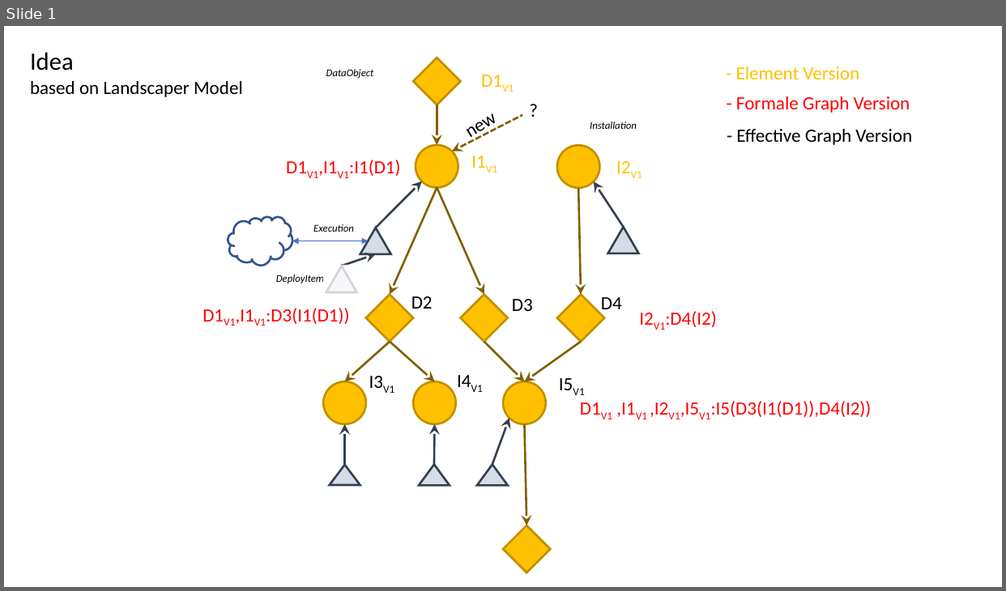
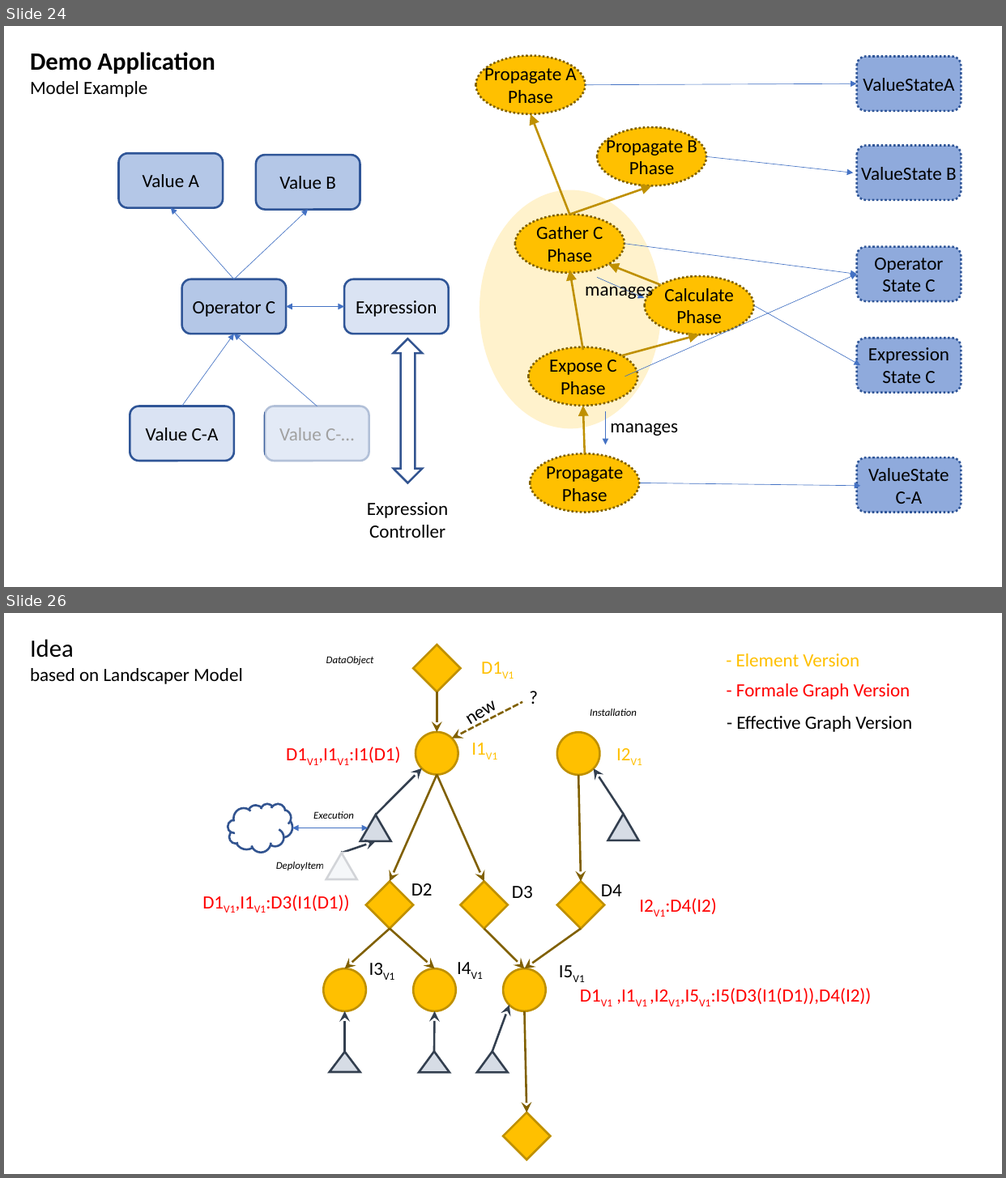
Before and after one commit to mandelsoft/engine, a slide deck: engine.pptx. Shown one above the other, each under a label of ours: slide 1 before the commit, slides 24 and 26 after it; the slides between them are not shown. The pictures are 1006x591 and 1006x1178 pixels, drawn with LibreOffice and Linux fonts; fonts in the diff are those of the drawing. Boxes give left, top, right and bottom in pixels: in the first picture for what was removed or moved away, otherwise in the second. Text is boxed around its words. In the diff, an @@ line names an element or a change of style, - is before the commit and + after.

```diff
--- a/engine.pptx
+++ b/engine.pptx
@@ slide 24 added at [4,26,1002,587], background #FFFFFF @@
@@ text added at [30,52,215,97], 24 pt, text #000000, bold @@
+Demo Application
+Model Example
@@ ellipse added at [479,190,661,429], fill #FFF2CC @@
@@ group added at [118,56,961,538]: 20 texts, 18 arrows, 11 rounded rectangles, 6 ellipses, 1 double arrow, 1 rectangle, 1 up down arrow @@
+Value B
+Value A
+Operator C
+Expression
+Value C-A
+Value C-…
+Propagate A
+Phase
+Propagate B
+Phase
+Gather C
+Phase
+Expose C
+Phase
+Calculate
+Phase
+Propagate
+Phase
+manages
+manages
+ValueState
+C-A
+ValueState B
+Operator
+State C
+Expression
+State C
+ValueStateA
+Expression
+Controller
@@ what was slide 1 is now slide 26 @@
```
Also in this commit, not shown: 3 slides changed, 24 other slides added, 5 other files.
